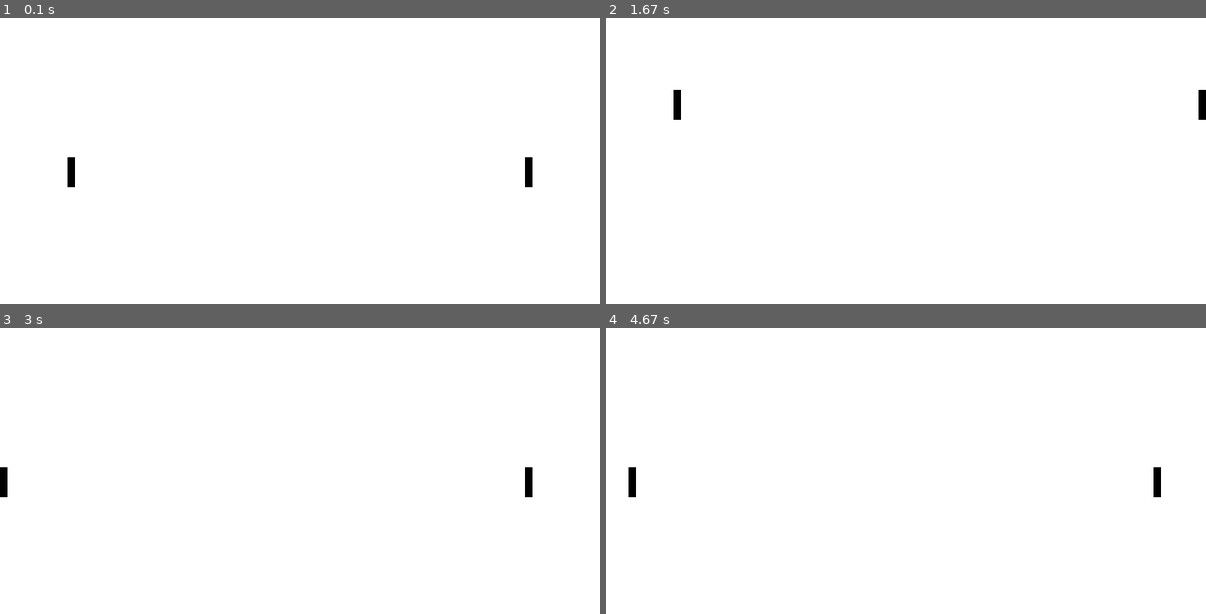
Above: before the commit, frames 1-4 (two rows, left to right).
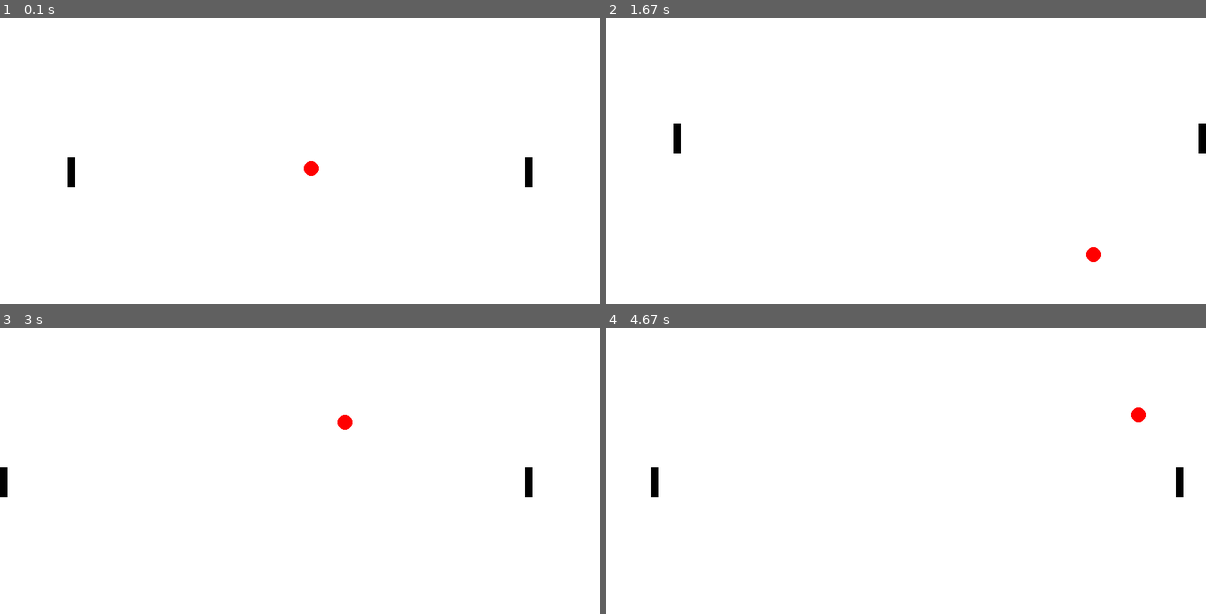
Above: after the commit, the same moments.

Repository: ShreeDesh12/pygame-pingpong
Game: pygame game, started from app.py
The game is run twice, just before and just after one commit, with the same random seed, the same clock (stepped at 60 frames per second) and the same inputs.
Inputs:
- Up to frame 1 (0.1 s): no input
- Up to frame 2 (1.67 s): hold Right 0.33-0.8 s; hold Up 0.83-1.13 s; hold W 0.83-1.13 s; hold Right 1.17-1.63 s; hold D 1.17-1.63 s
- Up to frame 3 (3 s): hold Left 1.67-2.2 s; hold A 1.67-2.2 s; hold Down 2.23-2.53 s; hold S 2.23-2.53 s; hold Left 2.57-2.97 s; hold A 2.57-2.97 s
- Up to frame 4 (4.67 s): hold Up 3-3.37 s; hold W 3-3.37 s; hold Right 3.4-4.03 s; hold D 3.4-4.03 s; hold Down 4.07-4.43 s; hold S 4.07-4.43 s; hold Left from 4.47 s (still down); hold A from 4.47 s (still down)

The runs differ from the first frame. In frame 1, 0.1% of the frame differs, in the area x 50-54%, y 50-56%; in frame 2, 0.6%, in the area x 11-100%, y 25-86%; in frame 3, 0.1%; in frame 4, 0.6%.

Commit message:
Ping pong mvp created

Diff:
--- a/app.py
+++ b/app.py
@@ -3,6 +3,7 @@
 from constants.bat import BatRestrictions
 from constants.common import Colors
 from constants.screen import SCREEN_WIDTH
+from objects.ball import Ball
 from objects.bat import Bat
 from objects.screen import Screen
 
@@ -15,16 +16,22 @@
     # Screen settings
     pygame.display.set_caption("Rolling Ball")
 
+    ball = Ball(screen=screen)
     bat_player_1 = Bat(
         screen=screen,
         max_x_axis=SCREEN_WIDTH,
         min_x_axis=SCREEN_WIDTH - BatRestrictions.X_AXIS,
+        ball=ball,
+        no_hit_zone="right"
+    )
+    bat_player_2 = Bat(
+        screen=screen,
         left_button=pygame.K_a,
         right_button=pygame.K_d,
         up_button=pygame.K_w,
         down_button=pygame.K_s,
+        ball=ball,
     )
-    bat_player_2 = Bat(screen=screen)
     clock = pygame.time.Clock()
 
     running = True
@@ -44,11 +51,14 @@
         bat_player_1.display()
         bat_player_2.display()
 
+        ball.move()
+        ball.display()
+
         # Refresh screen
         pygame.display.flip()
 
         # Control frame rate
-        clock.tick(60)
+        clock.tick(30)
 
     pygame.quit()
 
--- /dev/null
+++ b/constants/ball.py
@@ -0,0 +1,7 @@
+class BallDimensions:
+    RADIUS = 10
+
+
+class BallSpeed:
+    X_SPEED = 5
+    Y_SPEED = 5
--- a/objects/ball.py
+++ b/objects/ball.py
@@ -1,6 +1,8 @@
-from typing import Any
+import pygame
 
+from constants.ball import BallDimensions, BallSpeed
 from constants.common import Colors
+from constants.screen import SCREEN_WIDTH, SCREEN_HEIGHT
 from objects.screen import Screen
 
 
@@ -8,13 +10,16 @@
     def __init__(
         self,
         screen: Screen,
-        speed_x: int,
-        speed_y: int,
-        x_axis_loc: int,
-        y_axis_loc: int,
+        speed_x: int = BallSpeed.X_SPEED,
+        speed_y: int = BallSpeed.Y_SPEED,
+        x_axis_loc: int = SCREEN_WIDTH // 2,
+        y_axis_loc: int = SCREEN_HEIGHT // 2,
+        radius: int = BallDimensions.RADIUS,
         color: str = Colors.RED,
     ):
         self.__color = color
+
+        self.__radius = radius
 
         self.__x_speed = speed_x
         self.__y_speed = speed_y
@@ -24,5 +29,49 @@
 
         self.__screen = screen
 
-    def move(self, object: Any):
-        pass
+    def get_dimensions(self):
+        return {
+            "x_loc": self.__x_axis_loc,
+            "y_loc": self.__y_axis_loc,
+            "radius": self.__radius,
+        }
+
+    def move(self):
+        self.__x_axis_loc += self.__x_speed
+        self.__y_axis_loc += self.__y_speed
+
+    def get_boundary(self):
+        return {
+            "start_x": self.__x_axis_loc - self.__radius,
+            "start_y": self.__y_axis_loc - self.__radius,
+            "end_x": self.__x_axis_loc + self.__radius,
+            "end_y": self.__y_axis_loc + self.__radius,
+        }
+
+    def hit_horizontal_wall(self):
+        self.__y_speed = -self.__y_speed
+
+    def hit_veritical_wall(self):
+        print("direction updated")
+        self.__x_speed = -self.__x_speed
+
+    def __validate_obstacle(self):
+        boundary = self.get_boundary()
+        screen_height, screen_width = self.__screen.get_screen_dimensions()
+        if boundary["start_x"] <= 0 or boundary["end_x"] >= screen_width:
+
+            print(f"screen boundary reached: {boundary['start_x']} {boundary['end_x']}")
+            self.__x_axis_loc = screen_width // 2
+            self.__y_axis_loc = screen_height // 2
+
+        if boundary["start_y"] <= 0 or boundary["end_y"] >= screen_height:
+            self.hit_horizontal_wall()
+
+    def display(self):
+        self.__validate_obstacle()
+        pygame.draw.circle(
+            self.__screen.get_screen(),
+            Colors.RED,
+            (self.__x_axis_loc, self.__y_axis_loc),
+            self.__radius,
+        )
--- a/objects/bat.py
+++ b/objects/bat.py
@@ -1,3 +1,4 @@
+import math
 from typing import Any
 
 import pygame
@@ -5,6 +6,7 @@
 from constants.bat import BatSpeed, BatRestrictions, BatDimensions
 from constants.common import Colors
 from constants.screen import SCREEN_WIDTH, SCREEN_HEIGHT
+from objects.ball import Ball
 from objects.screen import Screen
 
 
@@ -27,6 +29,8 @@
         max_y_axis: int = None,
         min_x_axis: int = None,
         min_y_axis: int = None,
+        ball: Ball = None,
+        no_hit_zone: str = "left"
     ):
         self.__color = color
         self.__rect_height = rect_height
@@ -52,11 +56,18 @@
         self.__min_y_axis = 0 if min_y_axis is None else min_y_axis
 
         self.__screen = screen.get_screen()
+        self.__ball = ball
+        if ball:
+            radius = ball.get_dimensions()['radius']
+            self._ball_x_hit = (self.__rect_width) / 2 + radius
+            self._ball_y_hit = (self.__rect_height) / 2 + radius
 
         self.__left_button = left_button
         self.__right_button = right_button
         self.__up_button = up_button
         self.__down_button = down_button
+
+        self.no_hit_zone = no_hit_zone
 
     def move(self, keys):
         if keys[self.__left_button]:
@@ -73,6 +84,7 @@
 
     def display(self):
         self.__validate_position()
+        self.__hit_ball()
         pygame.draw.rect(self.__screen, self.__color, self.get_bat())
 
     def get_bat(self):
@@ -82,6 +94,14 @@
             self.__rect_width,
             self.__rect_height,
         )
+
+    def get_boundary(self):
+        return {
+            "start_x": self.__x_axis_loc,
+            "start_y": self.__y_axis_loc,
+            "end_x": self.__x_axis_loc,
+            "end_y": self.__y_axis_loc,
+        }
 
     def __move_left(self):
         self.__x_axis_loc -= self.__x_speed
@@ -107,3 +127,16 @@
 
         if self.__y_axis_loc > self.__max_y_axis:
             self.__y_axis_loc = self.__max_y_axis
+
+    def __hit_ball(self):
+        mid_x_bat_loc = self.__x_axis_loc + (self.__rect_width) / 2
+        mid_y_bat_loc = self.__y_axis_loc + (self.__rect_height) / 2
+        ball_boundary = self.__ball.get_dimensions()
+        abs_dist_x = abs(ball_boundary["x_loc"] - mid_x_bat_loc)
+        abs_dist_y = abs(ball_boundary["y_loc"] - mid_y_bat_loc)
+
+        is_no_hit_zone = self.__min_x_axis<ball_boundary['x_loc']<self.__x_axis_loc if self.no_hit_zone=="left" else (
+                self.__x_axis_loc+self.__rect_width<ball_boundary['x_loc']<self.__max_x_axis)
+
+        if abs_dist_x <= self._ball_x_hit and abs_dist_y <= self._ball_y_hit and not (is_no_hit_zone):
+            self.__ball.hit_veritical_wall()
--- a/objects/screen.py
+++ b/objects/screen.py
@@ -20,3 +20,6 @@
 
     def set_background(self, color):
         self.__screen_obj.fill(color=color)
+
+    def get_screen_dimensions(self):
+        return self.__height, self.__width
Not shown, added: ybsp_provider_api_schema
